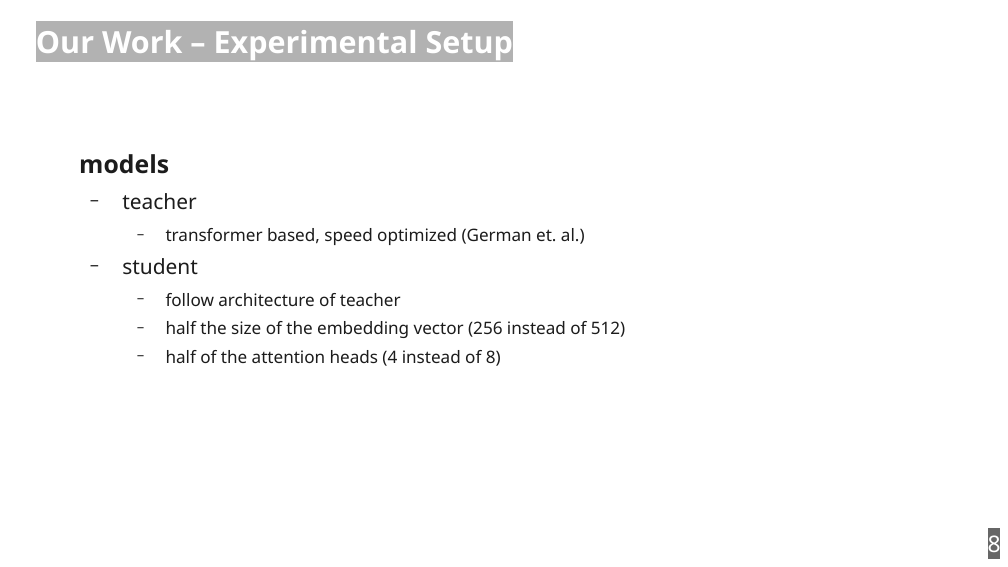
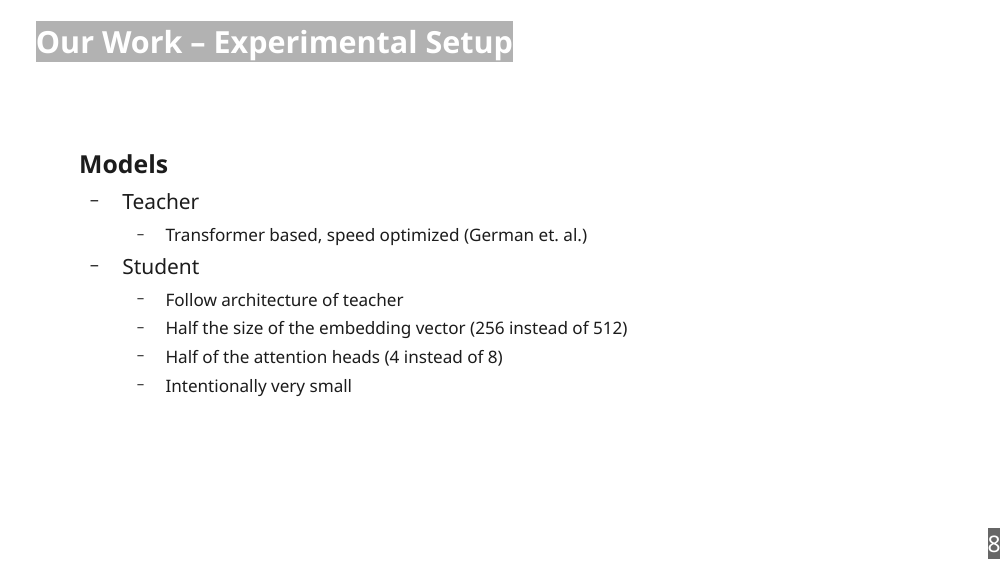
Before and after one commit to zouharvi/reference-mt-distill, a slide deck: slide 8 of meta/final_presentation.odp. Drawn at 1008x567 pixels with LibreOffice and Linux fonts; fonts in the diff are those of the drawing. Boxes give left, top, right and bottom in pixels: in the first picture for what was removed or moved away, otherwise in the second. Text is boxed around its words. In the diff, an @@ line names an element or a change of style, - is before the commit and + after.

```diff
--- a/meta/final_presentation.odp
+++ b/meta/final_presentation.odp
@@ text at <box>79,154,627,396</box>: text changed @@
-models
-  − teacher
-    − transformer based, speed optimized (German et. al.)
-  − student
-    − follow architecture of teacher
-    − half the size of the embedding vector (256 instead of 512)
-    − half of the attention heads (4 instead of 8)
+Models
+  − Teacher
+    − Transformer based, speed optimized (German et. al.)
+  − Student
+    − Follow architecture of teacher
+    − Half the size of the embedding vector (256 instead of 512)
+    − Half of the attention heads (4 instead of 8)
+    − Intentionally very small
```
Also in this commit, not shown: 13 other slides changed.
